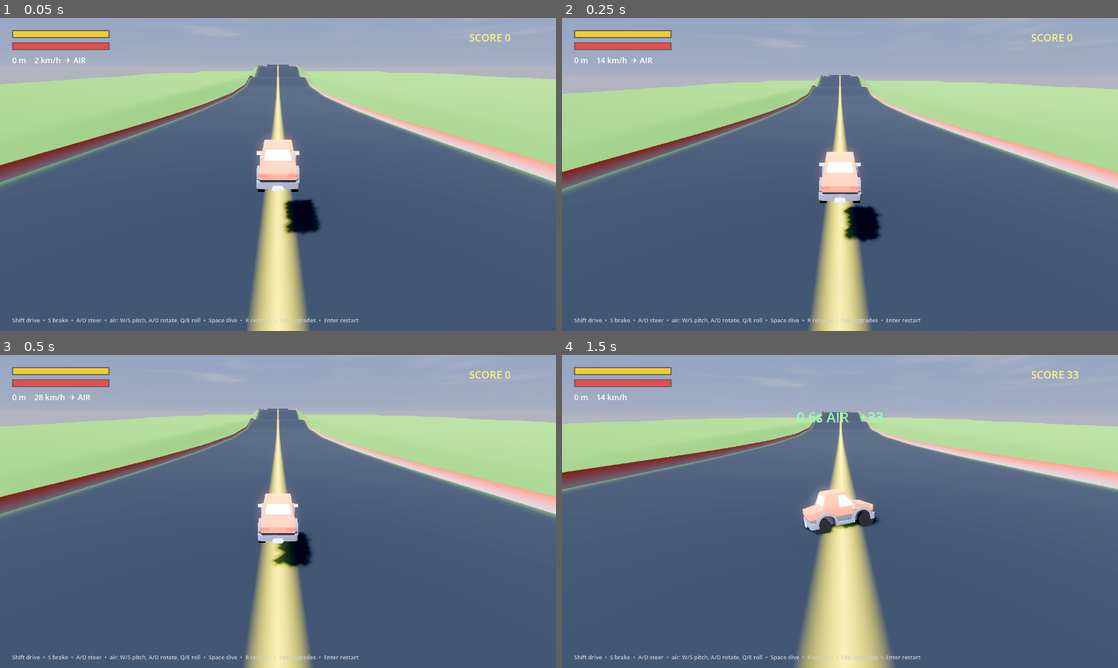
Above: before the commit, frames 1-4 (two rows, left to right).
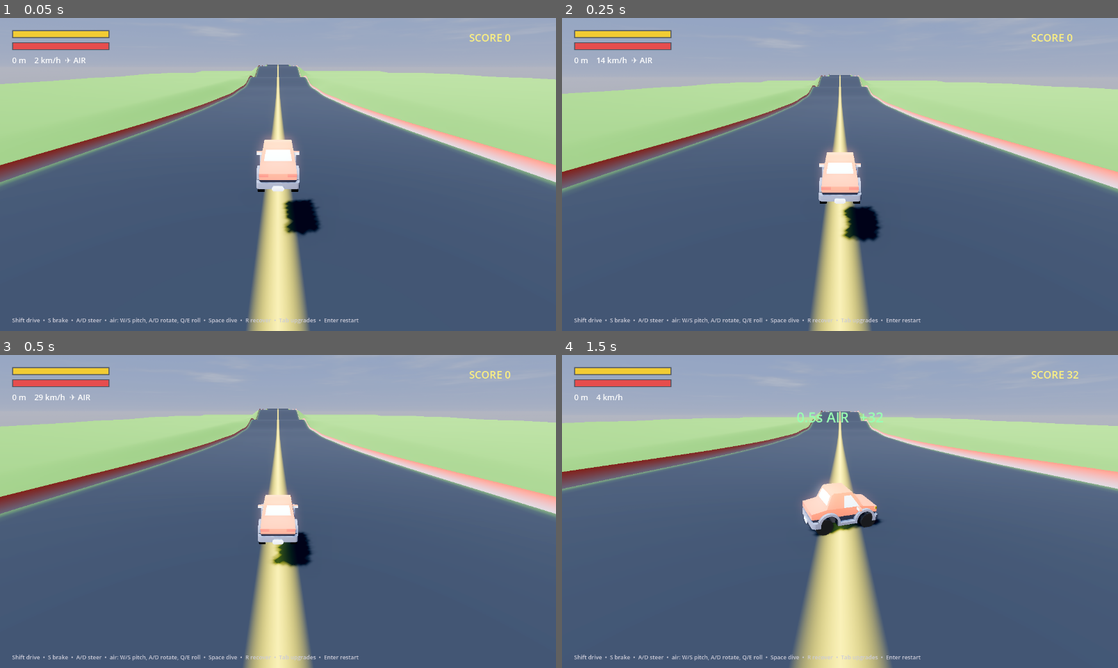
Above: after the commit, the same moments.

Repository: MilkManManiac/HillClimbRacer
Game: Godot game, scene res://scenes/HillClimb.tscn
Two runs of this game, one before a commit and one after it. Both use one fixed random seed, a clock stepped at 60 frames per second and the inputs below.
Inputs (mouse positions are in pixels of both pictures, inside the frame that each line leads up to):
- Up to frame 1 (0.05 s): no input
- Up to frame 2 (0.25 s): no input
- Up to frame 3 (0.5 s): no input
- Up to frame 4 (1.5 s): tap Enter at 0.5 s; move the mouse to (962, 495) at 0.52 s; hold D (turn_right) 0.53-1.25 s; tap E (speak) at 0.6 s; click (962, 495) at 0.67 s; tap Space at 0.77 s; drag from (728, 527) to (812, 574) at 1.27 s

The runs differ from the first frame. In frame 1, less than 0.1% of the frame differs, in the area x 0-84%, y 16-70%; in frame 2, 0.3%; in frame 3, 0.5%; in frame 4, 2.9%, in the area x 0-100%, y 6-100%.

Commit message:
HC: fix car glitching through the road on hard landings
- Body collides with terrain again (layer mask 3) but FRICTIONLESS, so no momentum
  scrub AND it can't sink through the ground
- 120 Hz physics so fast landings barely penetrate before the solid box catches them
  (deepest penetration ~0.27m vs 0.55m); anti-tunnel snap is now deep last-resort only
- Cap per-wheel suspension force + clamp grounded angular velocity so a hard landing
  catches smoothly instead of flinging/spinning the car

Co-Authored-By: Claude Opus 4.8 (1M context) <noreply@anthropic.com>

Diff:
--- a/project.godot
+++ b/project.godot
@@ -47,7 +47,7 @@
 
 [physics]
 
-common/physics_ticks_per_second=60
+common/physics_ticks_per_second=120
 common/physics_interpolation=true
 
 [rendering]
--- a/scripts/hc/HCCar.gd
+++ b/scripts/hc/HCCar.gd
@@ -23,7 +23,8 @@
 @export var suspension_rest: float = 0.55   # ride height (raised by Bigger Wheels)
 @export var wheel_radius: float = 0.5        # visual wheel size + bump reach
 @export var suspension_stiff: float = 105.0
-@export var suspension_damp: float = 2.2    # low damping = springy bounce on landing
+@export var suspension_damp: float = 3.2    # some bounce, but damped enough not to fling
+@export var suspension_max_force: float = 8500.0   # per-wheel cap so hard landings don't launch
 @export var dive_force: float = 30.0       # downward push when diving (upgradable)
 @export var center_assist: float = 0.0     # air-guidance upgrade: pulls toward road center
 @export var air_pitch_torque: float = 11.0
@@ -60,9 +61,13 @@
 	gravity_scale = 0.0          # we apply gravity manually; avoid double gravity
 	angular_damp = 0.2
 	linear_damp = 0.01           # very low so momentum carries (fast arcade feel)
-	# the body only collides with guardrails (layer 2); the TERRAIN (layer 1) is handled
-	# by the suspension raycasts, so a landing never scrubs speed on the chassis box
-	collision_mask = 2
+	# collide with terrain (layer 1) AND guardrails (layer 2), but FRICTIONLESS so a
+	# landing doesn't scrub momentum and the body can't sink/glitch through the ground
+	collision_mask = 3
+	var pm := PhysicsMaterial.new()
+	pm.friction = 0.0
+	pm.bounce = 0.0
+	physics_material_override = pm
 	center_of_mass_mode = RigidBody3D.CENTER_OF_MASS_MODE_CUSTOM
 	center_of_mass = Vector3(0, -0.4, 0)
 	fuel = max_fuel
@@ -93,6 +98,7 @@
 			var compression: float = clamp((suspension_rest - dist) / suspension_rest, -0.3, 1.0)
 			var vdot := up.dot(vel)
 			var force: float = (compression * suspension_stiff - vdot * suspension_damp) * mass * 0.25
+			force = clampf(force, -2000.0, suspension_max_force)
 			apply_force(up * force, origin - global_position)
 	airborne = not _grounded
 
@@ -167,6 +173,10 @@
 			var corr: float = clampf(-global_position.x * 0.3, -1.0, 1.0) * center_assist
 			apply_central_force(Vector3((corr - linear_velocity.x * center_assist * 0.4) * mass, 0.0, 0.0))
 
+	# keep a hard landing from flinging the car into a glitchy spin (only on the ground)
+	if _grounded and angular_velocity.length() > 5.0:
+		angular_velocity = angular_velocity.normalized() * 5.0
+
 	# soft top-speed cap so downhills don't run away to absurd speeds
 	var soft_cap := 53.0   # m/s (~190 km/h)
 	if speed > soft_cap:
@@ -197,7 +207,7 @@
 	# anti-tunnel safety: if a hard landing punched us through the ground, pop back up
 	if terrain and not dead:
 		var th: float = terrain.call("height_at", global_position.x, global_position.z)
-		if global_position.y < th - 1.0:
+		if global_position.y < th - 2.5:   # deep last-resort only; box collision handles normal landings
 			var p := global_position
 			p.y = th + 0.6
 			global_position = p
--- a/tests/HCDrive.gd
+++ b/tests/HCDrive.gd
@@ -1,25 +1,24 @@
 extends Node
 var _f := 0
 var _car: RigidBody3D
-var _pre := 0.0; var _was_air := false; var _done := false
+var _terr: Node3D
+var _maxang := 0.0
+var _minpen := 999.0   # min (origin.y - terrain_height); very negative = sank through road
 func _ready() -> void:
 	var s: Node = load("res://scenes/HillClimb.tscn").instantiate()
 	add_child(s)
 	await get_tree().process_frame
 	for c in s.get_children():
 		if c is RigidBody3D: _car = c
+		if c.get_script() and str(c.get_script().resource_path).ends_with("HCTerrain.gd"): _terr = c
 func _physics_process(_d: float) -> void:
 	_f += 1
 	if _car == null: return
-	if _f == 80:
-		print("[hc] settled y=%.2f grounded=%s" % [_car.global_position.y, str(not _car.get("airborne"))])
-	if _f > 80: Input.action_press("accelerate")
-	var air: bool = _car.get("airborne")
-	if air and not _was_air: _pre = _car.call("get_speed_kmh")
-	if not air and _was_air and _pre > 70.0 and not _done:
-		_done = true
-		var post: float = _car.call("get_speed_kmh")
-		print("[hc] jump %.0f -> land %.0f kmh (retained %.0f%%)" % [_pre, post, 100.0*post/_pre])
+	if _f > 60: Input.action_press("accelerate")
+	if _f > 80 and not _car.get("dead"):
+		_maxang = maxf(_maxang, _car.angular_velocity.length())
+		var th: float = _terr.call("height_at", _car.global_position.x, _car.global_position.z)
+		_minpen = minf(_minpen, _car.global_position.y - th)
+	if _f == 1500:
+		print("[hc] max_angvel=%.1f rad/s  deepest(origin-terrain)=%.2f m (negative=through road)" % [_maxang, _minpen])
 		get_tree().quit()
-	_was_air = air
-	if _f > 2500: print("[hc] no big jump captured"); get_tree().quit()
